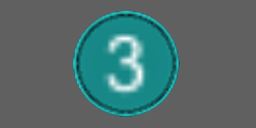
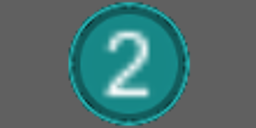
Two versions of the same layered image (256x128). Layer-by-layer changes:
renamed "Pasted Layer #1" to "Transformation", painted on it over [67, 1, 191, 127]
